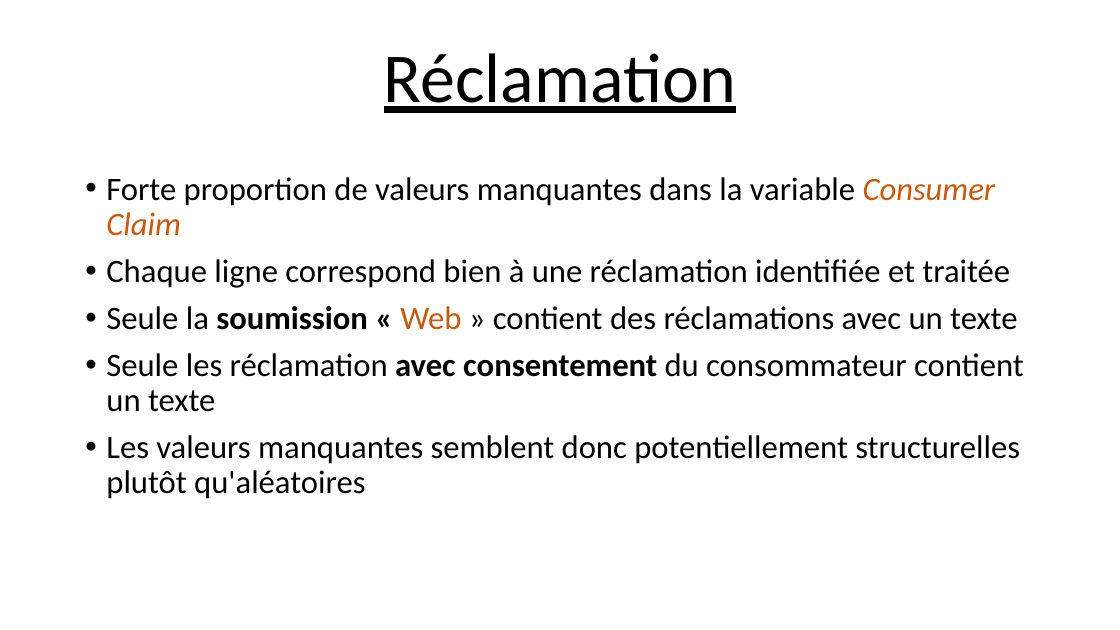
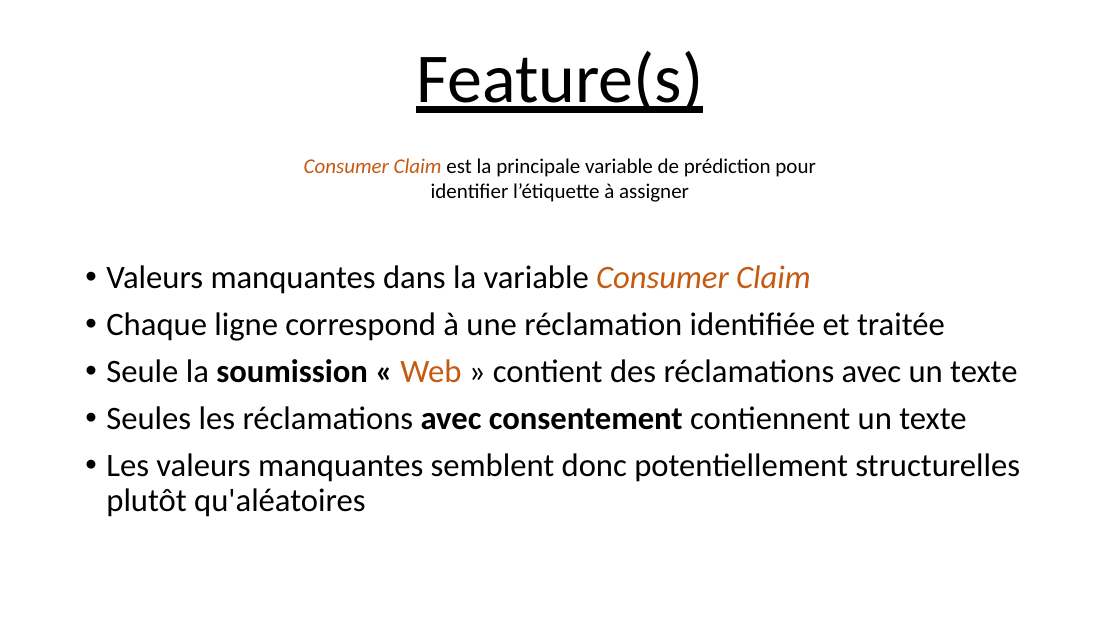
Before and after one commit to Ace4teaM/OCR-ZenAssist, a slide deck: slide 6 of Présentation.pptx. Drawn at 1120x630 pixels with LibreOffice and Linux fonts; fonts in the diff are those of the drawing. Boxes give left, top, right and bottom in pixels: in the first picture for what was removed or moved away, otherwise in the second. Text is boxed around its words. In the diff, an @@ line names an element or a change of style, - is before the commit and + after.

```diff
--- a/Présentation.pptx
+++ b/Présentation.pptx
@@ text at box(416, 51, 703, 113): text changed @@
-Réclamation
+Feature(s)
@@ text added at box(304, 158, 815, 202), 18 pt, text #000000 @@
+Consumer Claim est la principale variable de prédiction pour identifier l’étiquette à assigner
@@ text "Valeurs manquantes dans la variable ...": place and size @@
-text "Valeurs manquantes dans la variable ..." at box(106, 177, 1024, 499)
+text "Valeurs manquantes dans la variable ..." at box(106, 265, 1020, 517)
@@ text at box(106, 265, 945, 341): text changed @@
-• Forte proportion de valeurs manquantes dans la variable Consumer Claim
-• Chaque ligne correspond bien à une réclamation identifiée et traitée
+• Valeurs manquantes dans la variable Consumer Claim
+• Chaque ligne correspond à une réclamation identifiée et traitée
@@ text at box(106, 406, 966, 430): text changed @@
-• Seule les réclamation avec consentement du consommateur contient un texte
+• Seules les réclamations avec consentement contiennent un texte
```
Also in this commit, not shown: 2 other slides changed, 11 slides added, 2 slides removed, 6 other files.
